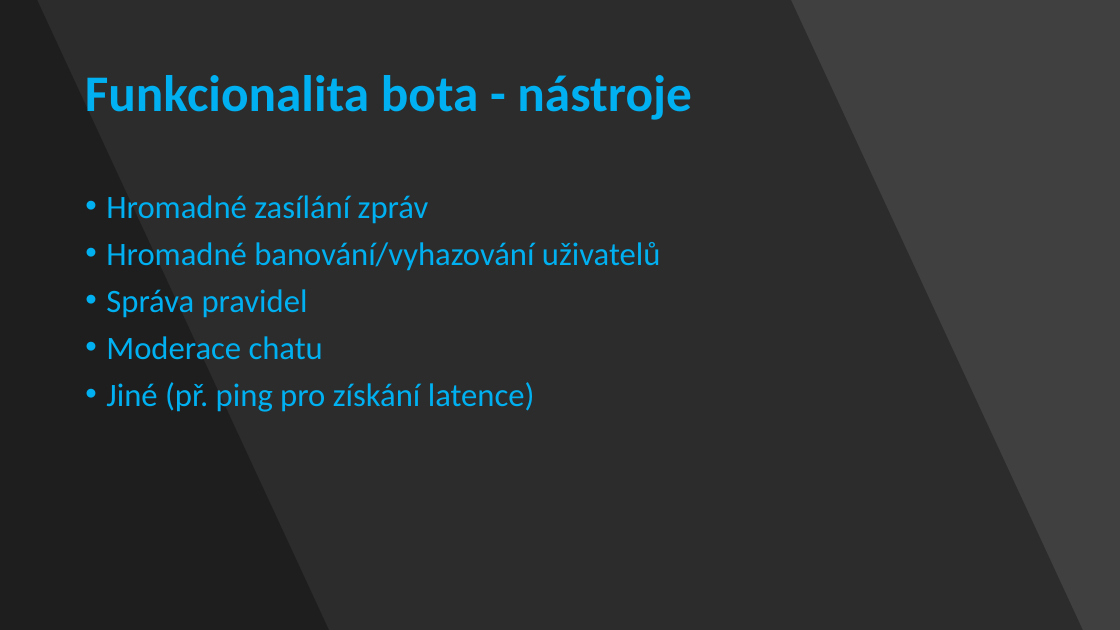
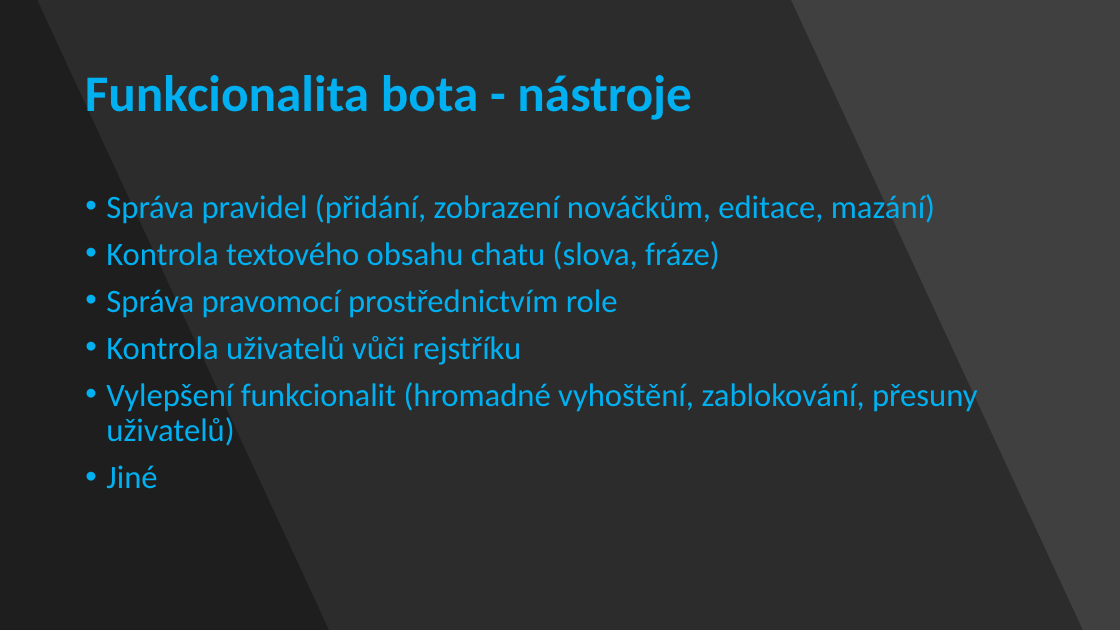
Before and after one commit to Fortex365/DiscordBot, a slide deck: slide 6 of Bot na platformě Discord.pptx. Drawn at 1120x630 pixels with LibreOffice and Linux fonts; fonts in the diff are those of the drawing. Boxes give left, top, right and bottom in pixels: in the first picture for what was removed or moved away, otherwise in the second. Text is boxed around its words. In the diff, an @@ line names an element or a change of style, - is before the commit and + after.

```diff
--- a/Bot na platformě Discord.pptx
+++ b/Bot na platformě Discord.pptx
@@ text at [106, 194, 978, 488]: text changed @@
-• Hromadné zasílání zpráv
-• Hromadné banování/vyhazování uživatelů
-• Správa pravidel
-• Moderace chatu
-• Jiné (př. ping pro získání latence)
+• Správa pravidel (přidání, zobrazení nováčkům, editace, mazání)
+• Kontrola textového obsahu chatu (slova, fráze)
+• Správa pravomocí prostřednictvím role
+• Kontrola uživatelů vůči rejstříku
+• Vylepšení funkcionalit (hromadné vyhoštění, zablokování, přesuny uživatelů)
+• Jiné
```
Also in this commit, not shown: 8 other slides changed, 6 slides added, 8 slides removed, 1 other file.
